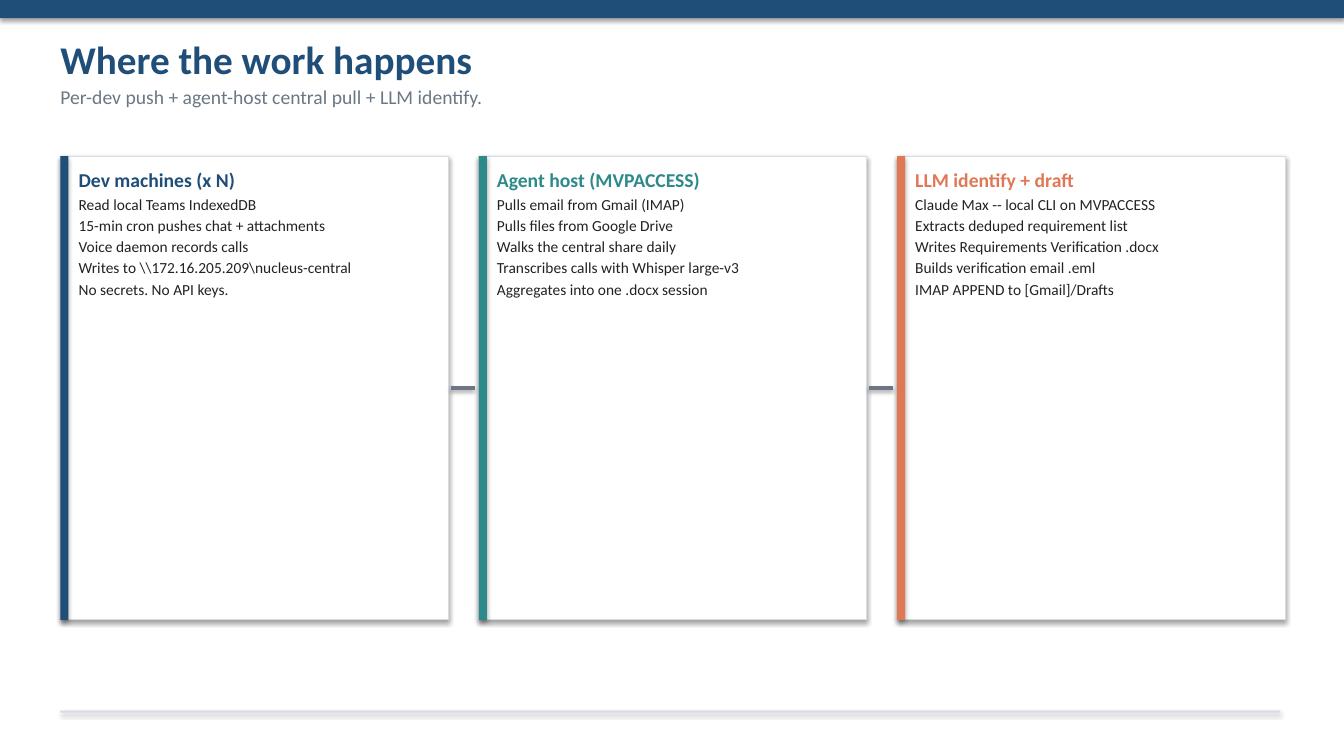
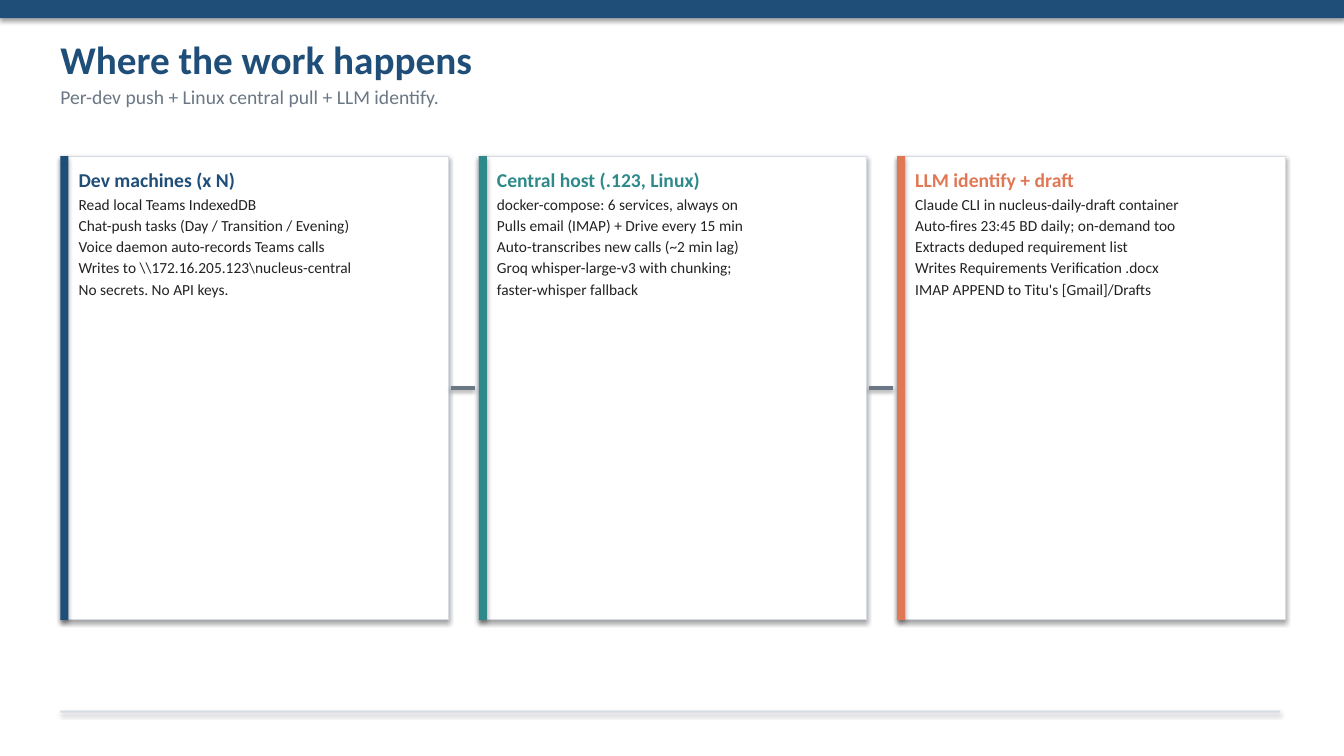
Before and after one commit to napco-labs/napco-nucleus, a slide deck: slide 8 of docs/NAPCO-Nucleus-Requirement-Management.pptx. Drawn at 1344x756 pixels with LibreOffice and Linux fonts; fonts in the diff are those of the drawing. Boxes give left, top, right and bottom in pixels: in the first picture for what was removed or moved away, otherwise in the second. Text is boxed around its words. In the diff, an @@ line names an element or a change of style, - is before the commit and + after.

```diff
--- a/docs/NAPCO-Nucleus-Requirement-Management.pptx
+++ b/docs/NAPCO-Nucleus-Requirement-Management.pptx
@@ text at box(60, 90, 438, 107): text changed @@
-Per-dev push + agent-host central pull + LLM identify.
+Per-dev push + Linux central pull + LLM identify.
@@ text at box(497, 172, 743, 298): text changed @@
-Agent host (MVPACCESS)
-Pulls email from Gmail (IMAP)
-Pulls files from Google Drive
-Walks the central share daily
-Transcribes calls with Whisper large-v3
-Aggregates into one .docx session
+Central host (.123, Linux)
+docker-compose: 6 services, always on
+Pulls email (IMAP) + Drive every 15 min
+Auto-transcribes new calls (~2 min lag)
+Groq whisper-large-v3 with chunking;
+faster-whisper fallback
@@ text at box(915, 199, 1179, 234): text changed @@
-Claude Max -- local CLI on MVPACCESS
+Claude CLI in nucleus-daily-draft container
+Auto-fires 23:45 BD daily; on-demand too
@@ text at box(79, 220, 352, 274): text changed @@
-15-min cron pushes chat + attachments
-Voice daemon records calls
-Writes to \\172.16.205.209\nucleus-central
+Chat-push tasks (Day / Transition / Evening)
+Voice daemon auto-records Teams calls
+Writes to \\172.16.205.123\nucleus-central
@@ text at box(915, 284, 1151, 297): text changed @@
-Builds verification email .eml
-IMAP APPEND to [Gmail]/Drafts
+IMAP APPEND to Titu's [Gmail]/Drafts
```
Also in this commit, not shown: 4 other slides changed, 1 other file.
